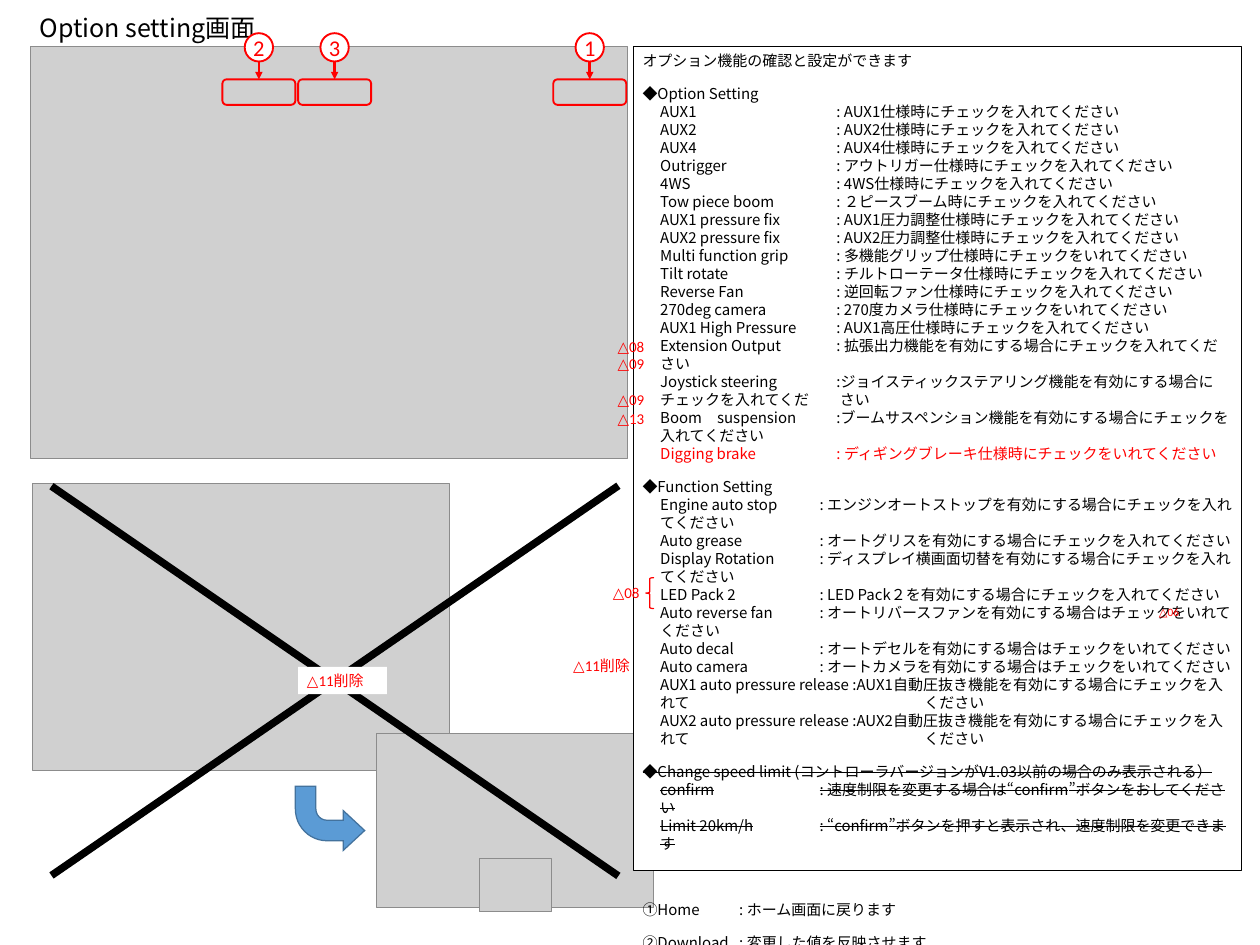
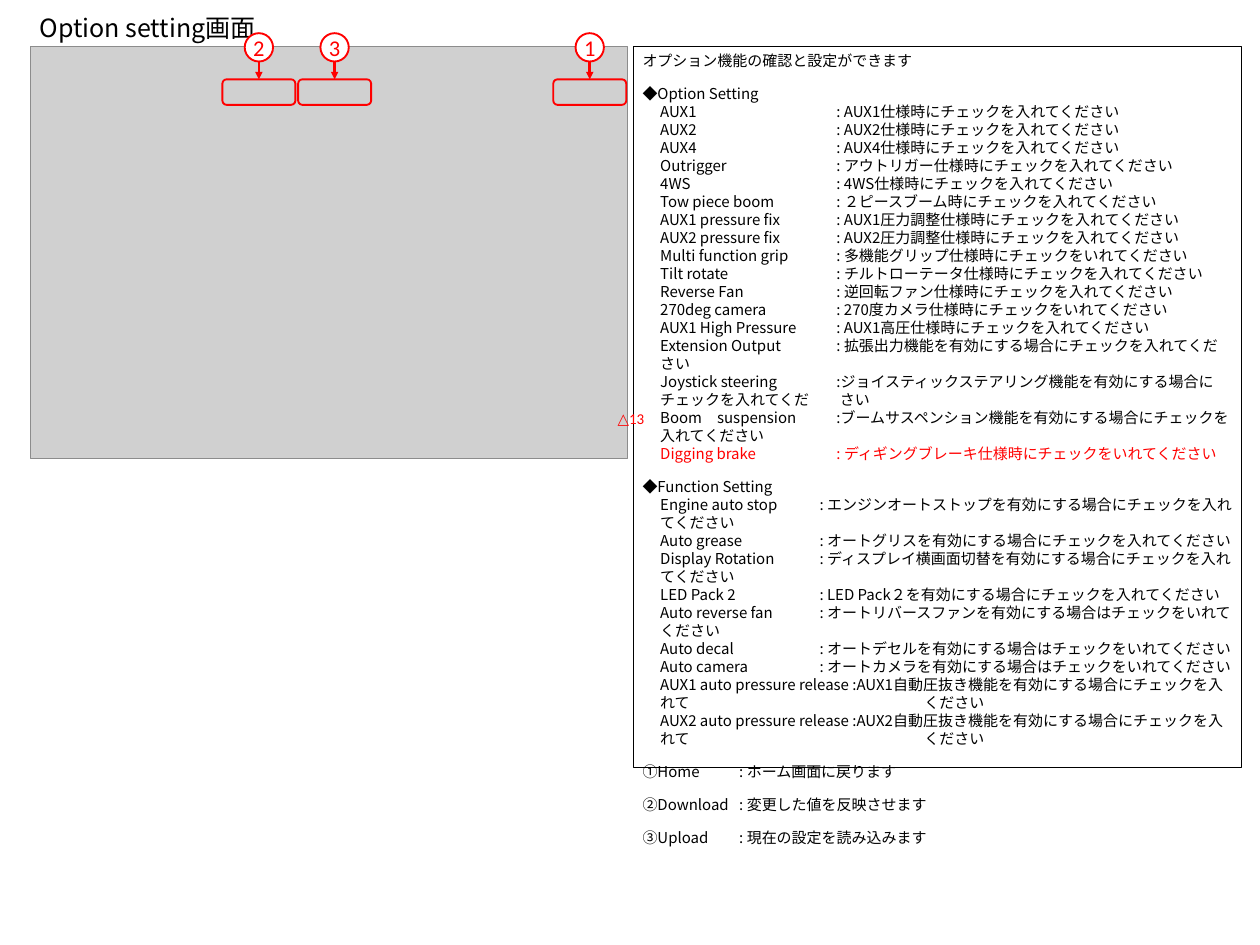
Before and after one commit to Wat117029/myTest, a slide deck: slide 61 of サービスツール仕様書/A14IW_サービスツール仕様書_d13(draft_次回設変時に変更願います).pptx. Drawn at 1260x945 pixels with LibreOffice and Linux fonts; fonts in the diff are those of the drawing; grey boxes stand for pictures. Boxes give left, top, right and bottom in pixels: in the first picture for what was removed or moved away, otherwise in the second. Text is boxed around its words. In the diff, an @@ line names an element or a change of style, - is before the commit and + after.

```diff
--- a/サービスツール仕様書/A14IW_サービスツール仕様書_d13(draft_次回設変時に変更願います).pptx
+++ b/サービスツール仕様書/A14IW_サービスツール仕様書_d13(draft_次回設変時に変更願います).pptx
@@ rectangle "オプション機能の確認と設定ができます": place and size @@
-rectangle "オプション機能の確認と設定ができます" at bbox=[634, 47, 1242, 871]
+rectangle "オプション機能の確認と設定ができます" at bbox=[634, 47, 1242, 768]
@@ text removed at bbox=[618, 340, 645, 356] @@
-△08
@@ text removed at bbox=[618, 357, 645, 373] @@
-△09
@@ text removed at bbox=[618, 393, 645, 409] @@
-△09
@@ picture removed at bbox=[33, 483, 449, 770] @@
@@ line removed from (51, 486) to (618, 876) @@
@@ line removed from (51, 876) to (618, 486) @@
@@ text removed at bbox=[613, 586, 640, 602] @@
-△08
@@ right brace removed at bbox=[646, 578, 654, 608] @@
@@ text removed at bbox=[1159, 607, 1179, 619] @@
-△06
@@ text removed at bbox=[573, 659, 630, 673] @@
-△11削除
@@ rectangle removed at bbox=[298, 667, 387, 694] @@
-△11削除
@@ picture removed at bbox=[376, 734, 653, 907] @@
@@ text in rectangle at bbox=[643, 764, 1225, 850]: paragraphs removed @@
-◆Change speed limit (コントローラバージョンがV1.03以前の場合のみ表示される）
-confirm : 速度制限を変更する場合は“confirm”ボタンをおしてください
-Limit 20km/h : “confirm”ボタンを押すと表示され、速度制限を変更できます
@@ bent arrow removed at bbox=[295, 787, 364, 850] @@
@@ picture removed at bbox=[479, 859, 552, 912] @@
```
Also in this commit, not shown: 5 other slides changed, 1 slide added.
